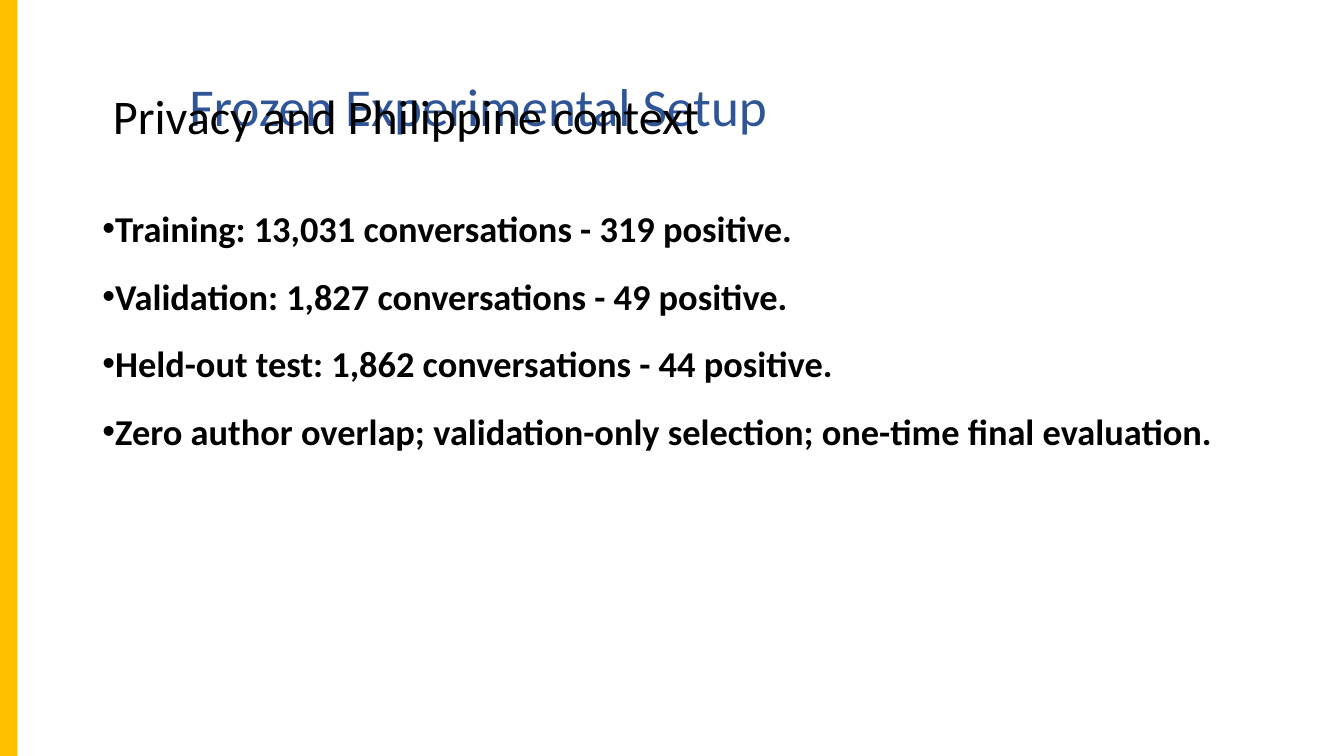
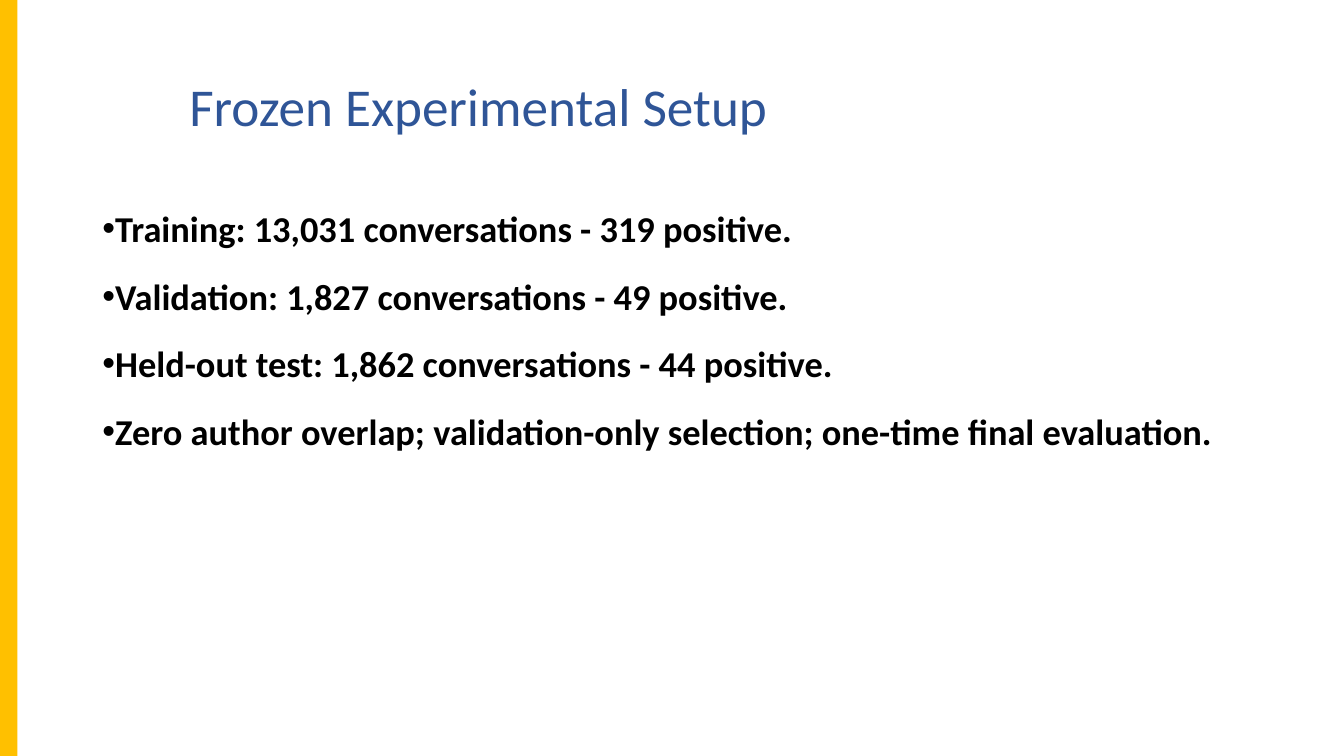
Before and after one commit to apcjomaala1/THESIS, a slide deck: slide 20 of WASD - Thesis 2 - final revised.pptx. Drawn at 1344x756 pixels with LibreOffice and Linux fonts; fonts in the diff are those of the drawing; background and template pictures are left out. Boxes give left, top, right and bottom in pixels: in the first picture for what was removed or moved away, otherwise in the second. Text is boxed around its words. In the diff, an @@ line names an element or a change of style, - is before the commit and + after.

```diff
--- a/WASD - Thesis 2 - final revised.pptx
+++ b/WASD - Thesis 2 - final revised.pptx
@@ title removed at (113, 93, 699, 142) @@
-Privacy and Philippine context
```
Also in this commit, not shown: 15 other slides changed, 5 slides removed, 14 other files.
